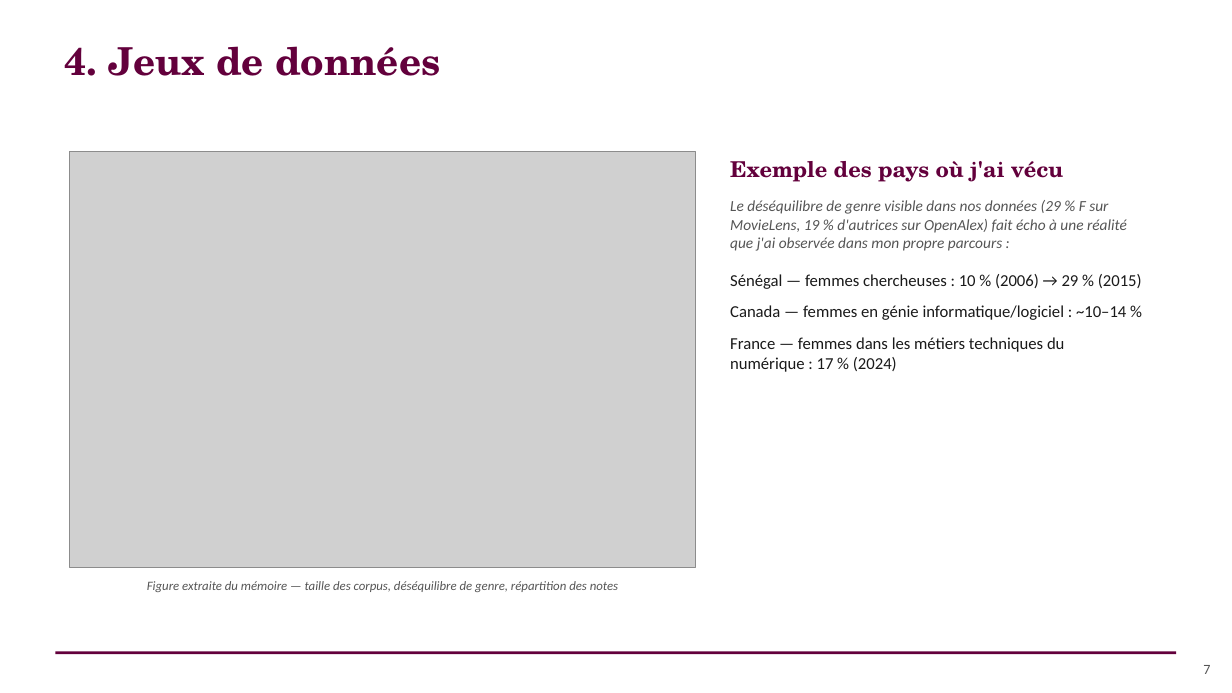
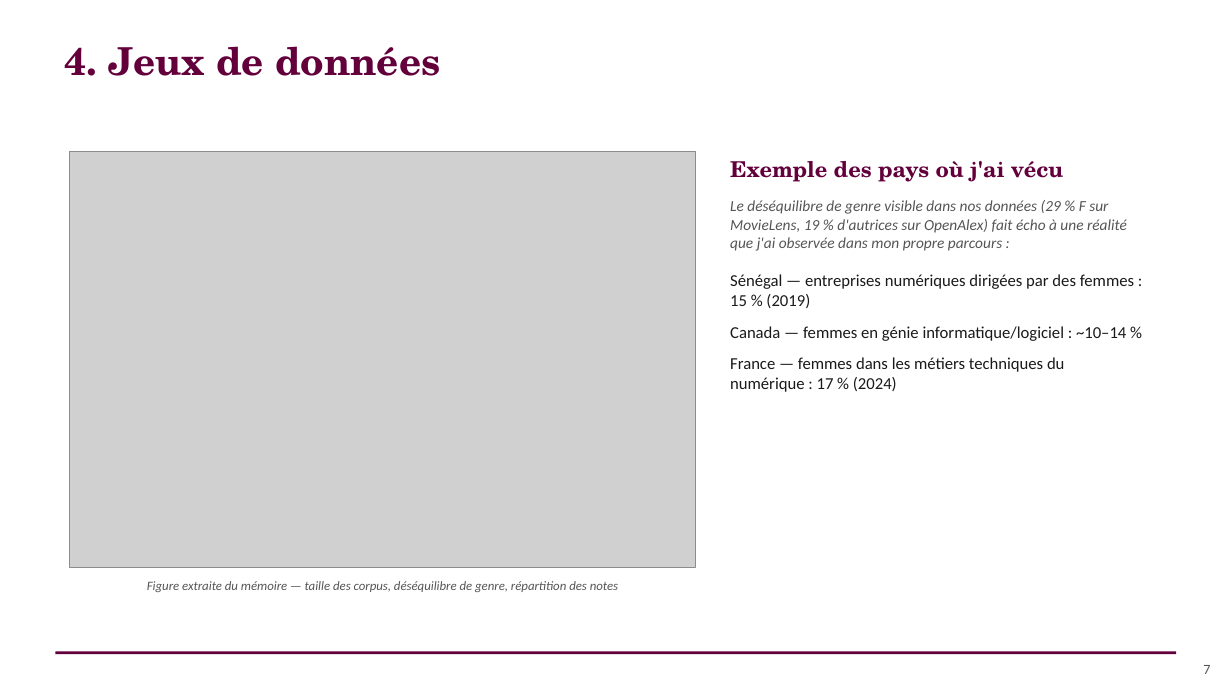
Before and after one commit to sitaacisse-boop/EDI, a slide deck: slide 7 of presentation/AURORA_Soutenance_FR.pptx. Drawn at 1232x693 pixels with LibreOffice and Linux fonts; fonts in the diff are those of the drawing; grey boxes stand for pictures. Boxes give left, top, right and bottom in pixels: in the first picture for what was removed or moved away, otherwise in the second. Text is boxed around its words. In the diff, an @@ line names an element or a change of style, - is before the commit and + after.

Commit message:
Aligne la stat Sénégal sur le domaine tech et précise l'objectif d'AURORA
Diapo 7 : remplace "femmes chercheuses" (tous domaines, 10%->29%) par
"entreprises numériques dirigées par des femmes" (15%, 2019, Ministère
de l'Économie numérique du Sénégal) — pour rester dans le même domaine
tech/numérique que les stats Canada (génie informatique) et France
(métiers techniques du numérique).

Diapo 6 : ajoute une puce "Objectif" avant le budget de fusion,
précisant que parmi les fusions respectant les contraintes EDI, celle
retenue minimise la perte structurelle L(G,G') — cohérent avec la
distinction contrainte/objectif validée par Malek.

```diff
--- a/presentation/AURORA_Soutenance_FR.pptx
+++ b/presentation/AURORA_Soutenance_FR.pptx
@@ text at (730, 274, 1134, 308): text changed @@
-Sénégal — femmes chercheuses : 10 % (2006) → 29 % (2015)
+Sénégal — entreprises numériques dirigées par des femmes : 15 % (2019)
```
Also in this commit, not shown: 1 other slide changed.
